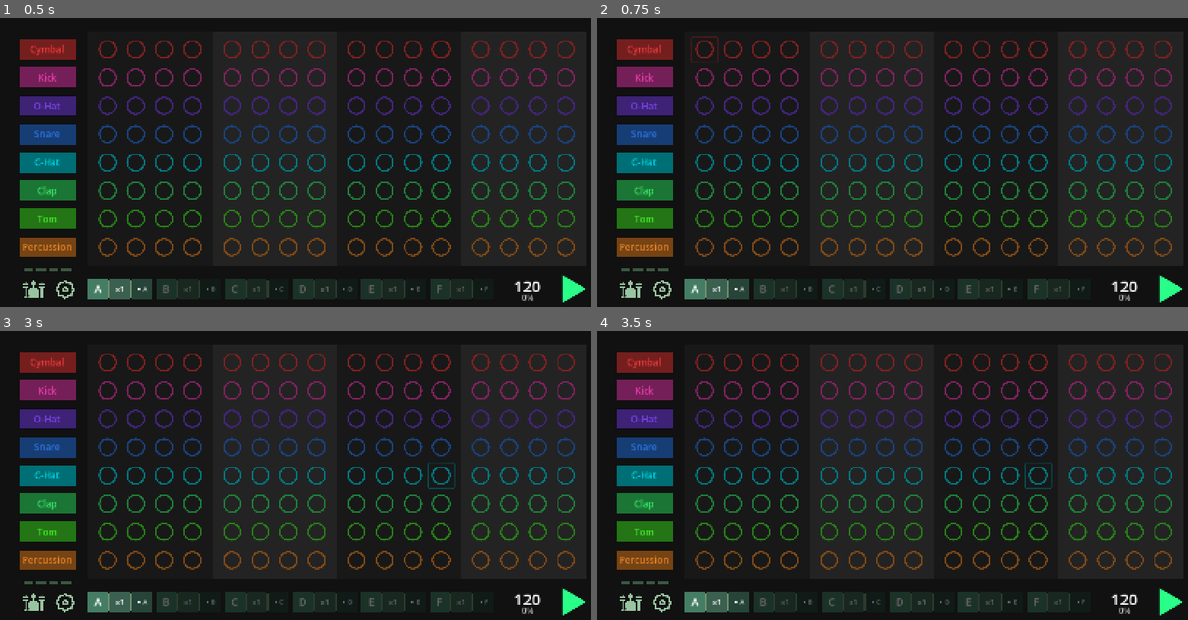
Above: before the commit, frames 1-4 (two rows, left to right).
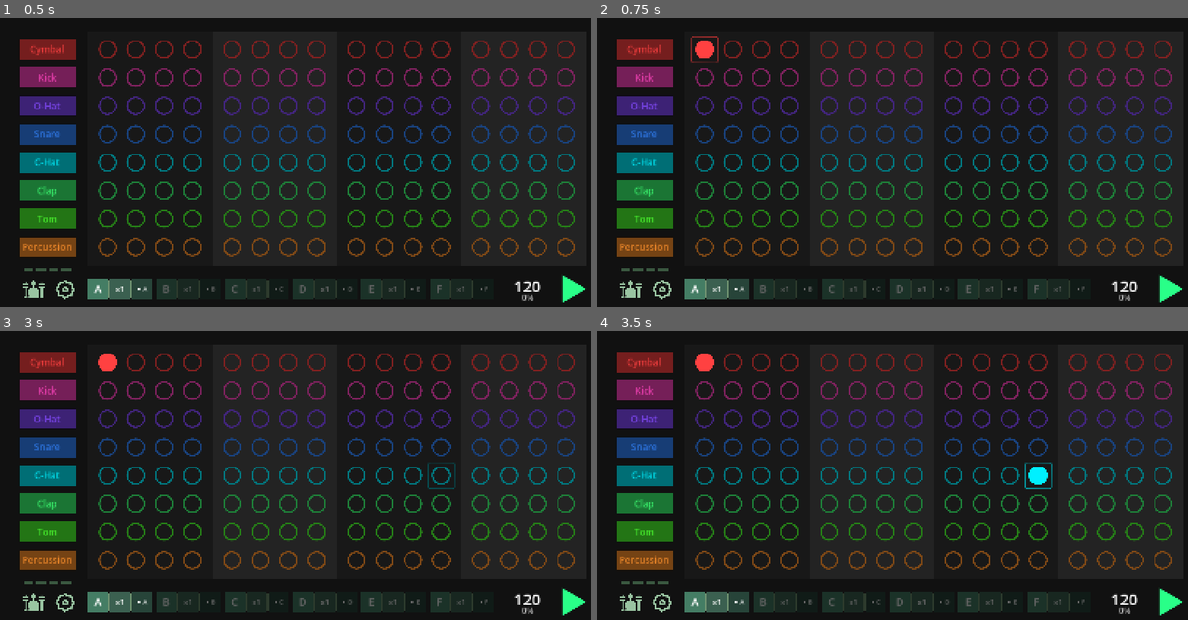
Above: after the commit, the same moments.

Repository: JulienToumieh/bsteppr
Game: Godot game, scene res://main.tscn
Two runs of this game, one before a commit and one after it. Both use one fixed random seed, a clock stepped at 60 frames per second and the inputs below.
Inputs (mouse positions are in pixels of both pictures, inside the frame that each line leads up to):
- Up to frame 1 (0.5 s): no input
- Up to frame 2 (0.75 s): click (703, 49) at 0.52 s
- Up to frame 3 (3 s): click (106, 362) at 1.27 s; click (106, 362) at 2.02 s; tap Enter at 2.75 s; move the mouse to (437, 463) at 2.77 s; tap Mouse wheel down (scroll_down) at 2.85 s; click (437, 463) at 2.92 s
- Up to frame 4 (3.5 s): no input

Frame 1 is identical in both runs. In frame 2, 0.2% of the frame differs, in the area x 15-21%, y 6-16%; in frame 3, 0.2%; in frame 4, 0.4%, in the area x 16-78%, y 7-55%.
Error before the commit: Invalid assignment of property or key 'volume_db' with value of type 'int' on a base object of type 'null instance'. (res://Globals.gd:465)

Commit message:
Fixed Int bugs cause by Godot 4.4 update + added color theme support (logic)

Diff:
--- a/Globals.gd
+++ b/Globals.gd
@@ -57,6 +57,21 @@
 		"predelay_msec": 0
 	}
 }
+
+var colorTheme = {
+	"instruments": [
+		"FF4141",
+		"FF44BF",
+		"854BFF",
+		"3385FF",
+		"00F0FF",
+		"3CFF72",
+		"4CFF2F",
+		"FF922D"
+	]
+}
+
+var themeName = "default"
 
 var countIn = false
 var countInCounter = 0
@@ -299,6 +314,8 @@
 
 
 func _ready():
+	saveTheme("default")
+
 	for key in beat.keys():
 		for i in range(16):
 			beat[key].append(Array())
@@ -314,6 +331,37 @@
 
 	loadConfig()
 	autoSaveConf = true
+	loadTheme(themeName)
+
+
+
+func saveTheme(themeName):
+	DirAccess.make_dir_absolute(data_path + "/Themes/")
+	var save_file = FileAccess.open(data_path + "/Themes/"+ themeName +".bclrs", FileAccess.WRITE)
+
+	var data = {
+		"colorTheme": colorTheme,
+	}
+
+	save_file.store_line(JSON.stringify(data))
+	save_file.close()
+
+func loadTheme(themeName):
+	if FileAccess.file_exists(data_path + "/Themes/"+ themeName +".bclrs"):
+		var load_file = FileAccess.open(data_path + "/Themes/"+ themeName +".bclrs", FileAccess.READ)
+
+		var json_data = load_file.get_line()
+		load_file.close()
+		var json = JSON.new()
+		var _parse_result = json.parse(json_data)
+		var data = json.data
+
+		colorTheme = data["colorTheme"]
+
+		saveConfig()
+		updateUI()
+
+
 
 func saveConfig():
 	var save_file = FileAccess.open(data_path + "/config.bcfg", FileAccess.WRITE)
@@ -326,7 +374,9 @@
 		"kit": currentKit,
 		"fx": fx,
 		"countin": countIn,
-		"countinval": countInVal
+		"countinval": countInVal,
+		"colorTheme": colorTheme,
+		"themeName": themeName
 	}
 
 	save_file.store_line(JSON.stringify(data))
@@ -354,6 +404,8 @@
 		fx = data["fx"]
 		countIn = data["countin"]
 		countInVal = data["countinval"]
+		colorTheme = data["colorTheme"]
+		themeName = data["themeName"]
 
 		loadInstruments(data["kit"])
 		activeBeat = beat[activeLoop]
@@ -455,14 +507,14 @@
 
 
 func playSound(id):
-	get_node("Instrument" + str(id)).play()
+	get_node("Instrument" + str(int(id))).play()
 
 
 func activateBeatStep(beatIDX):
 	if (activeBeat[beatIDX.x][beatIDX.y] == "0000"):
 		activeBeat[beatIDX.x][beatIDX.y] = "5555"
 		if !playing:
-			Globals.get_node("Instrument" + str(beatIDX.y+1)).volume_db = 0
+			Globals.get_node("Instrument" + str(int(beatIDX.y+1))).volume_db = 0
 			playSound(beatIDX.y+1)
 	else:
 		activeBeat[beatIDX.x][beatIDX.y] = "0000"
--- a/components/beat_step.gd
+++ b/components/beat_step.gd
@@ -16,6 +16,13 @@
 func _ready():
 	timer.connect("timeout", Callable(self, "_on_timer_timeout"))
 	Globals.connect("update_ui", Callable(self, "_on_update_ui"))
+
+	var colorTheme = Globals.colorTheme
+
+	for i in range(8):
+		if beatIDX.y == i : modulate = Color(colorTheme.get("instruments")[i])
+
+	'''
 	if beatIDX.y == 0: modulate = Color("FF4141")
 	if beatIDX.y == 1: modulate = Color("FF44BF")
 	if beatIDX.y == 2: modulate = Color("854BFF")
@@ -23,8 +30,8 @@
 	if beatIDX.y == 4: modulate = Color("00F0FF")
 	if beatIDX.y == 5: modulate = Color("3CFF72")
 	if beatIDX.y == 6: modulate = Color("4CFF2F")
-	if beatIDX.y == 7: modulate = Color("#FF922D")
-
+	if beatIDX.y == 7: modulate = Color("FF922D")
+	'''
 
 func _on_update_ui():
 	var beatQ = Globals.activeBeat[beatIDX.x][beatIDX.y]
--- a/components/loop_chip.gd
+++ b/components/loop_chip.gd
@@ -19,7 +19,7 @@
 func _on_update_ui():
 	if loopName != Globals.activeLoop: modulate.v = 0.4
 	else: modulate.v = 1
-	$LoopCount.text = "x" + str(Globals.loop[loopName][0])
+	$LoopCount.text = "x" + str(int(Globals.loop[loopName][0]))
 	$NextLoop.text = Globals.loop[loopName][1]
 
 
--- a/main.gd
+++ b/main.gd
@@ -14,8 +14,8 @@
 func _on_update_ui():
 	get_node("PlayPauseButton/Play").visible = not Globals.playing
 	get_node("PlayPauseButton/Pause").visible = Globals.playing
-	get_node("TempoDisp/Tempo").text = str(Globals.bpm)
-	get_node("TempoDisp/Swing").text = str(Globals.swing) + "%"
+	get_node("TempoDisp/Tempo").text = str(int(Globals.bpm))
+	get_node("TempoDisp/Swing").text = str(int(Globals.swing)) + "%"
 	updateBarIndicator()
 
 func updateBarIndicator():
--- a/project.godot
+++ b/project.godot
@@ -12,10 +12,10 @@
 
 config/name="BSteppr"
 run/main_scene="res://main.tscn"
-config/features=PackedStringArray("4.3", "Mobile")
+config/features=PackedStringArray("4.4", "Mobile")
 boot_splash/bg_color=Color(0.0666667, 0.0666667, 0.0666667, 1)
+boot_splash/fullsize=false
 boot_splash/image="res://icon.png"
-boot_splash/fullsize=false
 config/icon="res://icon.svg"
 
 [autoload]
--- a/scenes/edit_loop_popup.gd
+++ b/scenes/edit_loop_popup.gd
@@ -17,13 +17,13 @@
 		get_node("NextLoops/Select" + l).modulate.v = 0.3
 	get_node("NextLoops/Select" + nextLoop).modulate.v = 1
 	loopCount = Globals.loop[loopName][0]
-	get_node("LoopCount/Label").text = str(loopCount)
+	get_node("LoopCount/Label").text = str(int(loopCount))
 
 	updateLocal()
 
 
 func updateGlobal():
-	get_node("LoopCount/Label").text = str(loopCount)
+	get_node("LoopCount/Label").text = str(int(loopCount))
 	$LoopCount/loopCountSlider.value = loopCount
 	for l in loops:
 		get_node("NextLoops/Select" + l).modulate.v = 0.3
@@ -33,7 +33,7 @@
 	Globals.loopCounter = Globals.loop[Globals.activeLoop][0]
 
 func updateLocal():
-	get_node("LoopCount/Label").text = str(loopCount)
+	get_node("LoopCount/Label").text = str(int(loopCount))
 	for l in loops:
 		get_node("NextLoops/Select" + l).modulate.v = 0.3
 	get_node("NextLoops/Select" + nextLoop).modulate.v = 1
--- a/scenes/edit_tempo_popup.gd
+++ b/scenes/edit_tempo_popup.gd
@@ -20,8 +20,8 @@
 func updateGlobal():
 	get_node("TempoSlider").value = bpm
 	get_node("SwingSlider").value = swing
-	get_node("BPMLabel").text = str(bpm)
-	get_node("SwingLabel").text = str(swing)
+	get_node("BPMLabel").text = str(int(bpm))
+	get_node("SwingLabel").text = str(int(swing))
 	await get_tree().process_frame
 	await get_tree().process_frame
 	Globals.bpm = bpm
Not shown, added: Globals.gd.uid
Not shown: 1 places in Globals.tscn that only renumber resources
Not shown, added: components/beat_step.gd.uid
Not shown: 1 places in components/beat_step.tscn that only renumber resources
Not shown, added: components/instrument_row.gd.uid
Not shown: 1 places in components/instrument_row.tscn that only renumber resources
Not shown, added: components/knob.gd.uid
Not shown: 1 places in components/knob.tscn that only renumber resources
Not shown, added: components/loop_chip.gd.uid
Not shown: 1 places in components/loop_chip.tscn that only renumber resources
Not shown, added: main.gd.uid
Not shown: 1 places in main.tscn that only renumber resources
(and 15 more such lines)
